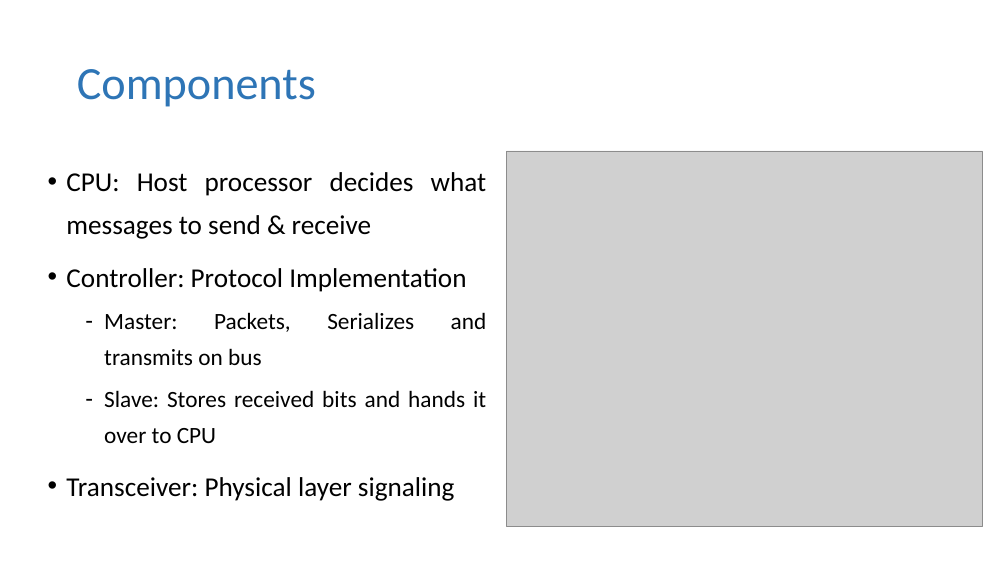
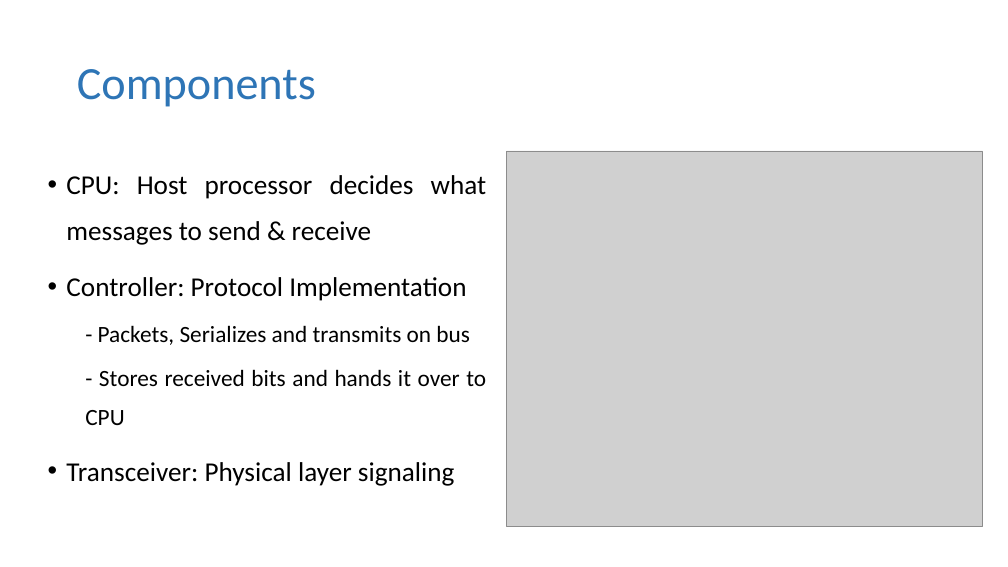
Before and after one commit to mafzzz/can-controller, a slide deck: slide 4 of Docs/Final Project Presenatation.pptx. Drawn at 1008x567 pixels with LibreOffice and Linux fonts; fonts in the diff are those of the drawing; grey boxes stand for pictures. Boxes give left, top, right and bottom in pixels: in the first picture for what was removed or moved away, otherwise in the second. Text is boxed around its words. In the diff, an @@ line names an element or a change of style, - is before the commit and + after.

```diff
--- a/Docs/Final Project Presenatation.pptx
+++ b/Docs/Final Project Presenatation.pptx
@@ text at (x1=66, y1=175, x2=487, y2=486): line spacing 1.3 to 1.4 @@
@@ text at (x1=85, y1=325, x2=486, y2=425): text changed @@
-  – Master: Packets, Serializes and transmits on bus
-  – Slave: Stores received bits and hands it over to CPU
+  - Packets, Serializes and transmits on bus
+  - Stores received bits and hands it over to CPU
```
Also in this commit, not shown: 11 other slides changed, 24 slides added, 1 slide removed.
